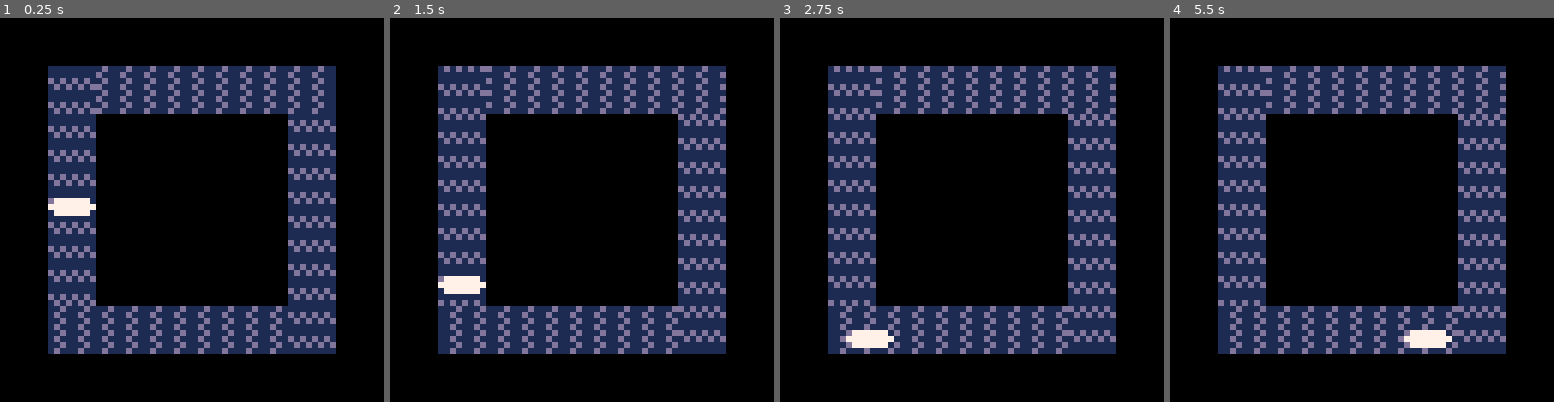
Above: before the commit, frames 1-4 (left to right).
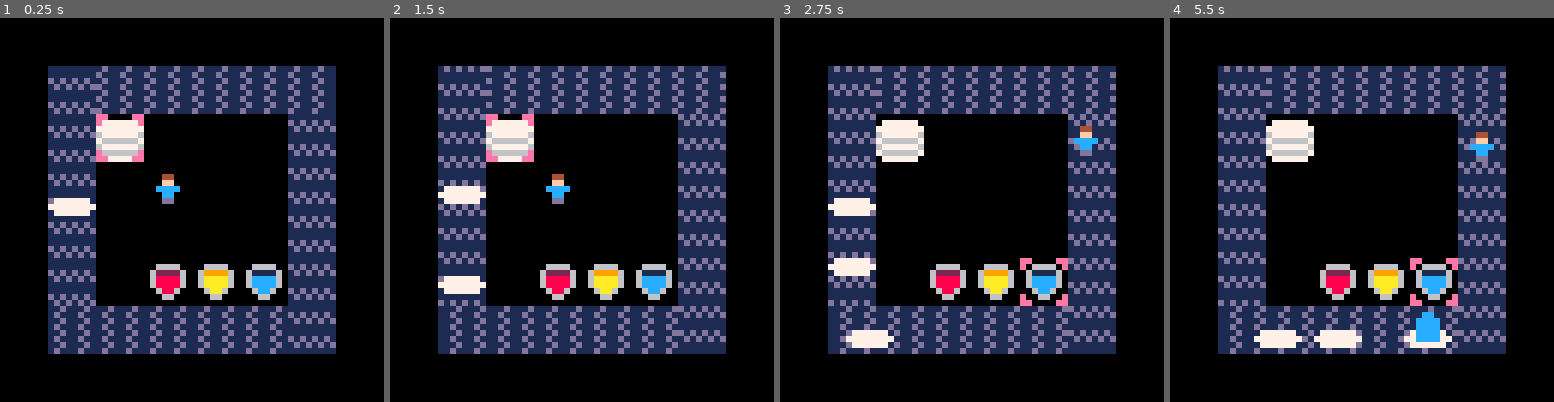
Above: after the commit, the same moments.

Repository: NylePudding/wobbilicious
Game: PICO-8 cartridge wobbilicious.p8
Two runs of this game, one before a commit and one after it. Both use one fixed random seed, a clock stepped at 60 frames per second and the inputs below.
Inputs:
- Up to frame 1 (0.25 s): no input
- Up to frame 2 (1.5 s): tap O (Z key) at 0.7 s
- Up to frame 3 (2.75 s): hold Right 1.6-2.1 s; tap O (Z key) at 1.7, 2.1, 2.5 s; hold Up 2.15-2.42 s; hold Right from 2.47 s (still down)
- Up to frame 4 (5.5 s): tap O (Z key) every 0.4 s from 2.9 to 5.3 s; release Right at 3.03 s; hold Left 3.08-3.58 s; hold Down 3.63-3.97 s; hold Right 4.02-4.68 s; hold Up 4.73-5.03 s; hold Left from 5.08 s (still down)

The runs differ from the first frame. In frame 1, 3.8% of the frame differs, in the area x 25-74%, y 25-74%; in frame 2, 4.3%; in frame 3, 4.9%; in frame 4, 5.3%, in the area x 21-85%, y 26-86%.

Commit message:
Added jelly mixing and machine selection

Diff:
--- a/wobbilicious.p8
+++ b/wobbilicious.p8
@@ -3,11 +3,16 @@
 __lua__
 tms = {}
 ps = {}
+ms = {}
+p = {}
 speed = 2
 f = 0
 
 function _init()
 	poke(0x5f2c,3)
+
+	p.x = 24
+	p.y = 24
 
 	--setup treadmills
 	add_tm(8,8,"d")
@@ -31,6 +36,8 @@
 	add_tm(24,8,"l")
 	add_tm(16,8,"l")
 
+	m_setup()
+
 	add_p(8,24,2)
 
 end
@@ -39,12 +46,46 @@
 	f+=1
 	cls()
 	move_ps()
+	check_m()
+	check_i()
 end
 
 function _draw()
 	draw_tm()
 	draw_ps()
-end
+	draw_ms()
+	draw_m_a()
+	draw_p()
+end
+
+-- player functions
+
+function draw_p()
+	spr(32,p.x,p.y)
+end
+
+function check_i()
+
+	if btn(0) then
+ 		p.x-=1
+ 	end
+ 	if btn(1) then
+ 		p.x+=1
+ 	end
+ 	if btn(2) then
+ 		p.y-=1
+ 	end
+ 	if btn(3) then
+ 		p.y+=1
+ 	end
+
+	if btnp(4) then
+		local m = closest_m(p.x,p.y)
+		m.a()
+	end
+end
+
+-- treadmill functions
 
 function draw_tm()
 	for i=1,#tms,1 do
@@ -78,6 +118,48 @@
 	tms[#tms+1]=tm
 end
 
+function tm_col(x,y)
+	for i=1,#tms,1 do
+		local tm=tms[i]
+		local n = 0
+		if x >= tm.x and
+		   x < tm.x + 8 and
+		   y >= tm.y and
+		   y < tm.y +8 then
+			n+=1
+		end
+
+		if x + 7 >= tm.x and
+		   x + 7 < tm.x + 8 and
+		   y >= tm.y and
+		   y < tm.y +8 then
+			n+=1
+		end
+
+		if x >= tm.x and
+		   x < tm.x + 8 and
+		   y + 7 >= tm.y and
+		   y + 7 < tm.y +8 then
+			n+=1
+		end
+
+		if x + 7 >= tm.x and
+		   x + 7 < tm.x + 8 and
+		   y + 7 >= tm.y and
+		   y + 7 < tm.y +8 then
+			n+=1
+		end
+
+		if n == 4 then
+			return tm.d
+		end
+
+	end
+	return -1
+end
+
+--plate functions
+
 function draw_ps()
 	for i=1,#ps,1 do
 		local p = ps[i]
@@ -118,45 +199,134 @@
 	end
 end
 
-function tm_col(x,y)
-	for i=1,#tms,1 do
-		local tm=tms[i]
-		local n = 0
-		if x >= tm.x and
-		   x < tm.x + 8 and
-		   y >= tm.y and
-		   y < tm.y +8 then
-			n+=1
-		end
-
-		if x + 7 >= tm.x and
-		   x + 7 < tm.x + 8 and
-		   y >= tm.y and
-		   y < tm.y +8 then
-			n+=1
-		end
-
-		if x >= tm.x and
-		   x < tm.x + 8 and
-		   y + 7 >= tm.y and
-		   y + 7 < tm.y +8 then
-			n+=1
-		end
-
-		if x + 7 >= tm.x and
-		   x + 7 < tm.x + 8 and
-		   y + 7 >= tm.y and
-		   y + 7 < tm.y +8 then
-			n+=1
-		end
-
-		if n == 4 then
-			return tm.d
-		end
-
-	end
-	return -1
-end
+function p_col(x,y)
+	for i=1,#ps,1 do
+		local p=ps[i]
+		if p.x >= x and
+		   p.x < x+8 and
+		   p.y >= y and
+		   p.y < y+8 then
+			return ps[i]
+		end
+	end
+	return false
+end
+
+-- machine functions
+
+function m_setup()
+
+	add_m(16,16,"p",18)
+	add_m(40,40,"b",27)
+	add_m(32,40,"y",26)
+	add_m(24,40,"r",25)
+
+end
+
+function add_m(x,y,t,f)
+
+	local m = {}
+	m.x = x
+	m.y = y
+	m.t = t
+	m.f = f
+
+	if t=="p" then
+		local function action()
+			if p_col(8,16) == false then
+				add_p(8,16,2)
+			end
+		end
+		m.a=action
+	elseif t=="r" then
+		local function action()
+			local p = p_col(24-4,48)
+			if p != false then
+				p.f = mix_jelly(p.f,34)
+			end
+		end
+		m.a=action
+	elseif t=="y" then
+		local function action()
+			local p = p_col(32-4,48)
+			if p != false then
+				p.f = mix_jelly(p.f,35)
+			end
+		end
+		m.a=action
+	elseif t=="b" then
+		local function action()
+			local p = p_col(40-4,48)
+			if p != false then
+				p.f = mix_jelly(p.f,36)
+			end
+		end
+		m.a=action
+	end
+
+	ms[#ms+1]=m
+end
+
+function mix_jelly(p,o)
+	if p==2 then
+		return o
+	elseif p==34 and o==35 then
+		return 50
+	elseif p==34 and o==36 then
+		return 52
+	elseif p==35 and o==34 then
+		return 50
+	elseif p==35 and o==36 then
+		return 51
+	elseif p==36 and o==34 then
+		return 52
+	elseif p==36 and o==35 then
+		return 51
+	elseif p==50 and o==36 then
+		return 53
+	elseif p==51 and o==34 then
+		return 53
+	elseif p==52 and o==35 then
+		return 53
+	end
+	return p
+end
+
+function draw_ms()
+	for i=1,#ms,1 do
+		local m = ms[i]
+		spr(m.f,m.x,m.y)
+	end
+end
+
+function closest_m(x,y)
+
+	local d = 99
+	local ind = 1
+
+	for i=1,#ms,1 do
+		local m = ms[i]
+		local dis = sqrt((x-m.x)^2+(y-m.y)^2)
+
+		if dis < d then
+			d = dis
+			ind = i
+		end
+	end
+	return ms[ind]
+end
+
+function draw_m_a()
+	local m = closest_m(p.x,p.y)
+	spr(9,m.x,m.y)
+end
+
+function check_m()
+
+
+
+end
+
 
 
 
Not shown, changed: 24 lines of the sprite sheet (__gfx__) section of wobbilicious.p8
